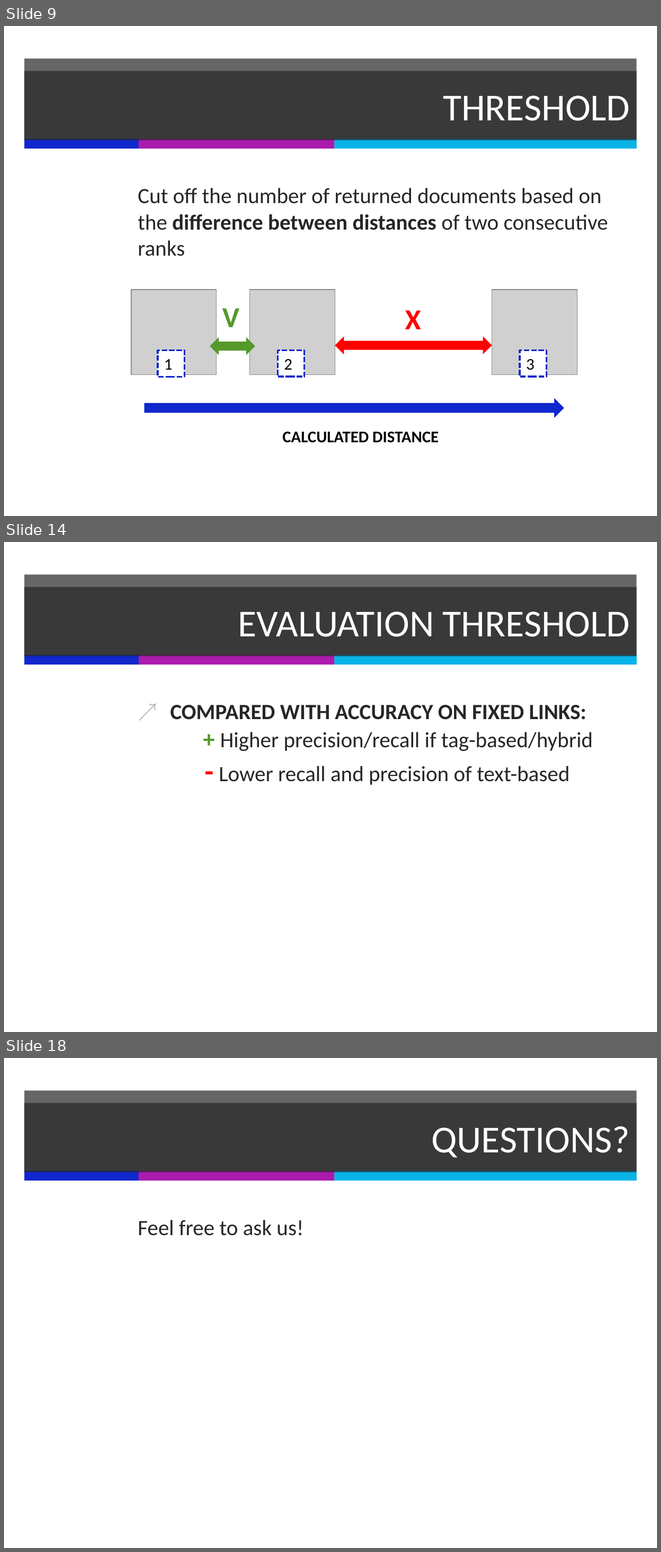
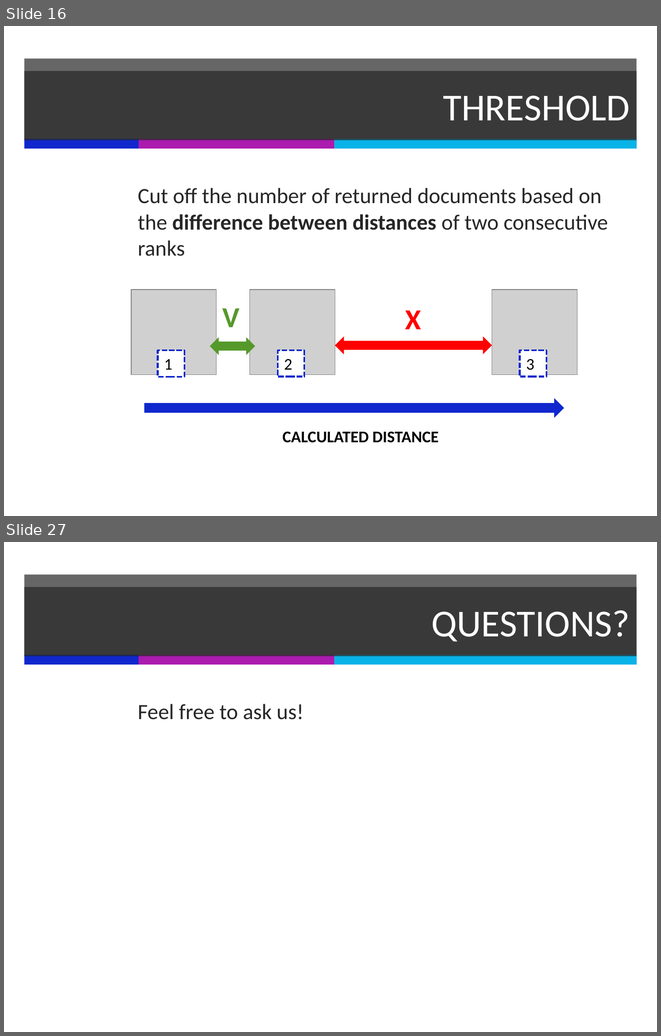
Before and after one commit to PerceptumNL/TweedejaarsProject, a slide deck: doc/finalpresentation.pptx. Shown one above the other, each under a label of ours: slides 9, 14 and 18 before the commit, slides 16 and 27 after it; the slides between them are not shown. The pictures are 661x1552 and 661x1036 pixels, drawn with LibreOffice and Linux fonts; fonts in the diff are those of the drawing; grey boxes stand for pictures. Boxes give left, top, right and bottom in pixels: in the first picture for what was removed or moved away, otherwise in the second. Text is boxed around its words. In the diff, an @@ line names an element or a change of style, - is before the commit and + after.

```diff
--- a/doc/finalpresentation.pptx
+++ b/doc/finalpresentation.pptx
@@ slide 14 removed at box(4, 542, 657, 1032), background #FFFFFF; not listed: 4 template elements that a slide beside it also shows @@
@@ title removed at box(24, 587, 637, 656) @@
-EVALUATION THRESHOLD
@@ text removed at box(170, 705, 593, 785) @@
-↗ COMPARED WITH ACCURACY ON FIXED LINKS:
-  + Higher precision/recall if tag-based/hybrid
-  - Lower recall and precision of text-based
@@ what was slide 9 is now slide 16 @@
@@ what was slide 18 is now slide 27 @@
```
Also in this commit, not shown: 3 slides changed, 14 slides added, 4 other slides removed, 1 other file.
